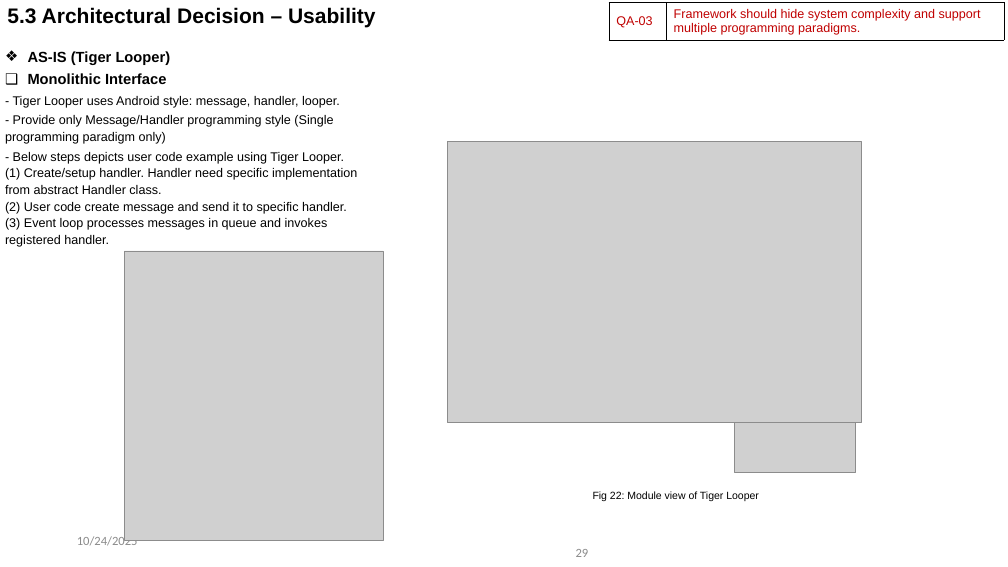
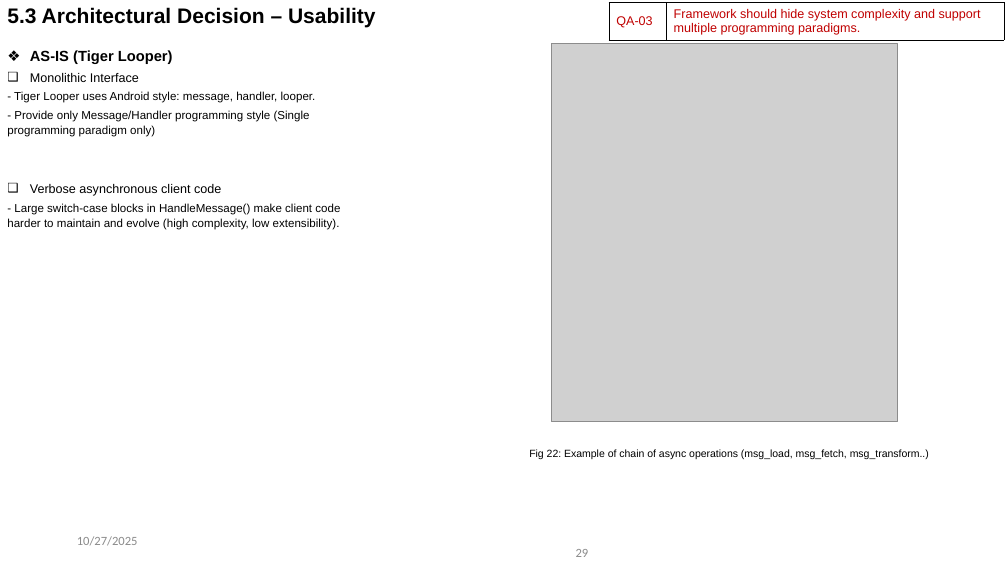
Before and after one commit to taikt/sw_task, a slide deck: slide 29 of doc/2025_SW_Task_Event_Loop_tai2.tran_v1.5.pptx. Drawn at 1008x567 pixels with LibreOffice and Linux fonts; fonts in the diff are those of the drawing; grey boxes stand for pictures. Boxes give left, top, right and bottom in pixels: in the first picture for what was removed or moved away, otherwise in the second. Text is boxed around its words. In the diff, an @@ line names an element or a change of style, - is before the commit and + after.

```diff
--- a/doc/2025_SW_Task_Event_Loop_tai2.tran_v1.5.pptx
+++ b/doc/2025_SW_Task_Event_Loop_tai2.tran_v1.5.pptx
@@ picture resized from (x1=448, y1=141, x2=861, y2=423) to (x1=551, y1=44, x2=898, y2=422) @@
@@ text at (x1=7, y1=73, x2=316, y2=137): size 14 to 12 pt, bold off in "Monolithic Interface"; size 12 to 11 pt in "- Tiger Looper uses Android style: message, ...", "- Provide only Message/Handler programming style (Single ..." @@
@@ text at (x1=7, y1=184, x2=340, y2=230): text changed; size 12 to 11 pt @@
-- Below steps depicts user code example using Tiger Looper.
-(1) Create/setup handler. Handler need specific implementation from abstract Handler class.
-(2) User code create message and send it to specific handler.
-(3) Event loop processes messages in queue and invokes registered handler.
+❑ Verbose asynchronous client code
+  - Large switch-case blocks in HandleMessage() make client code harder to maintain and evolve (high complexity, low extensibility).
@@ picture removed at (x1=125, y1=251, x2=383, y2=541) @@
@@ text at (x1=529, y1=449, x2=929, y2=459): text changed @@
-Fig 22: Module view of Tiger Looper
+Fig 22: Example of chain of async operations (msg_load, msg_fetch, msg_transform..)
@@ picture removed at (x1=734, y1=423, x2=855, y2=472) @@
@@ text at (x1=77, y1=536, x2=138, y2=546): text changed @@
-10/24/2025
+10/27/2025
```
Also in this commit, not shown: 40 other slides changed, 1 slide removed.
